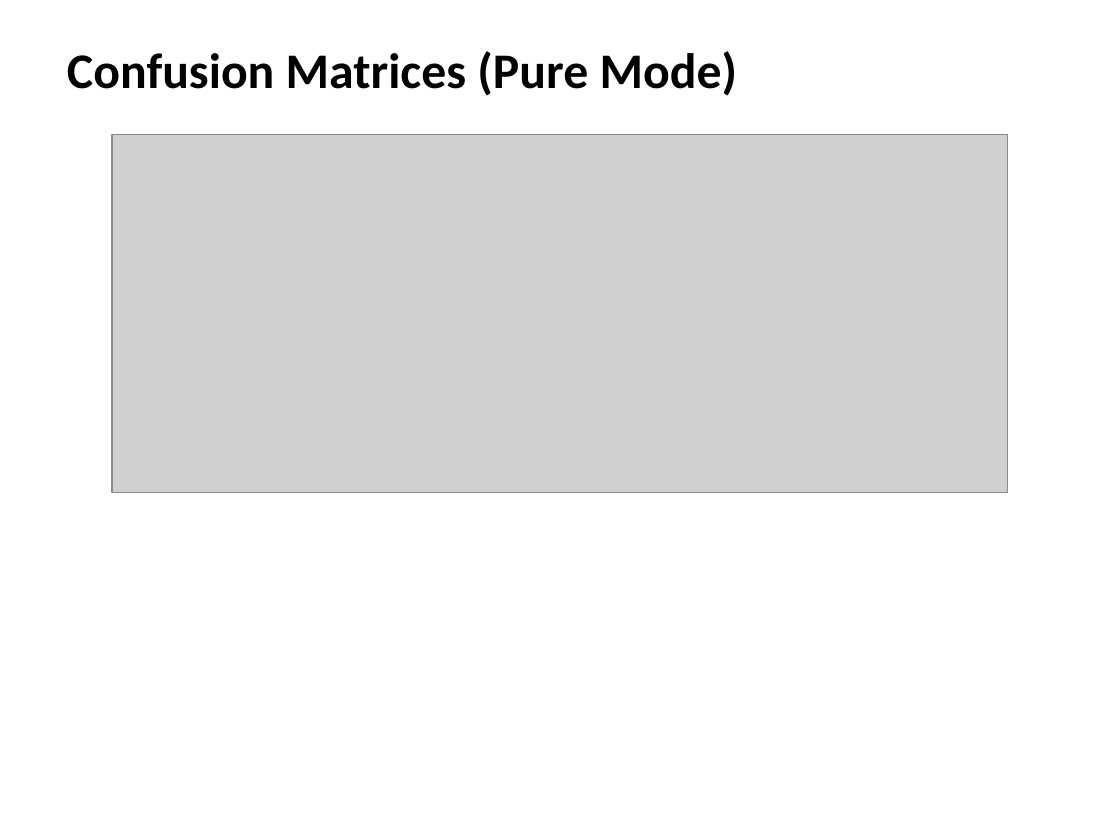
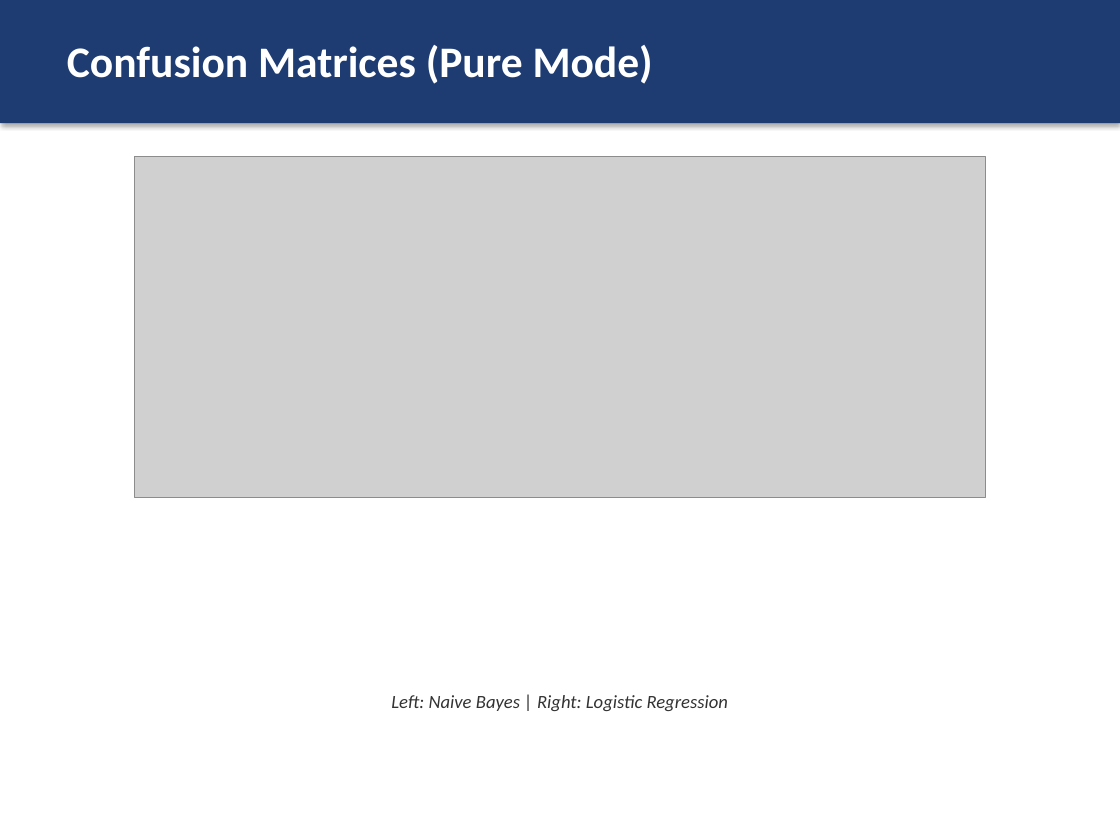
Before and after one commit to Nami-181/nba-mvp-ml, a slide deck: slide 17 of reports/presentation/NBA_MVP_Prediction.pptx (slide 9 before the commit). Drawn at 1120x840 pixels with LibreOffice and Linux fonts; fonts in the diff are those of the drawing; grey boxes stand for pictures. Boxes give left, top, right and bottom in pixels: in the first picture for what was removed or moved away, otherwise in the second. Text is boxed around its words. In the diff, an @@ line names an element or a change of style, - is before the commit and + after.

```diff
--- a/reports/presentation/NBA_MVP_Prediction.pptx
+++ b/reports/presentation/NBA_MVP_Prediction.pptx
@@ rectangle added at (0,0,1120,123), fill #1E3C72 @@
@@ text "Confusion Matrices (Pure Mode)" at (67,45,653,84): size 32 to 28 pt, text colour #000000 to #FFFFFF @@
@@ picture: place and size @@
-picture at (112,134,1008,493)
+picture at (134,157,986,497)
@@ text added at (391,695,729,711), 12 pt, text #333333, italic @@
+Left: Naive Bayes | Right: Logistic Regression
```
Also in this commit, not shown: 6 other slides changed, 21 slides added, 6 slides removed, 8 other files.
